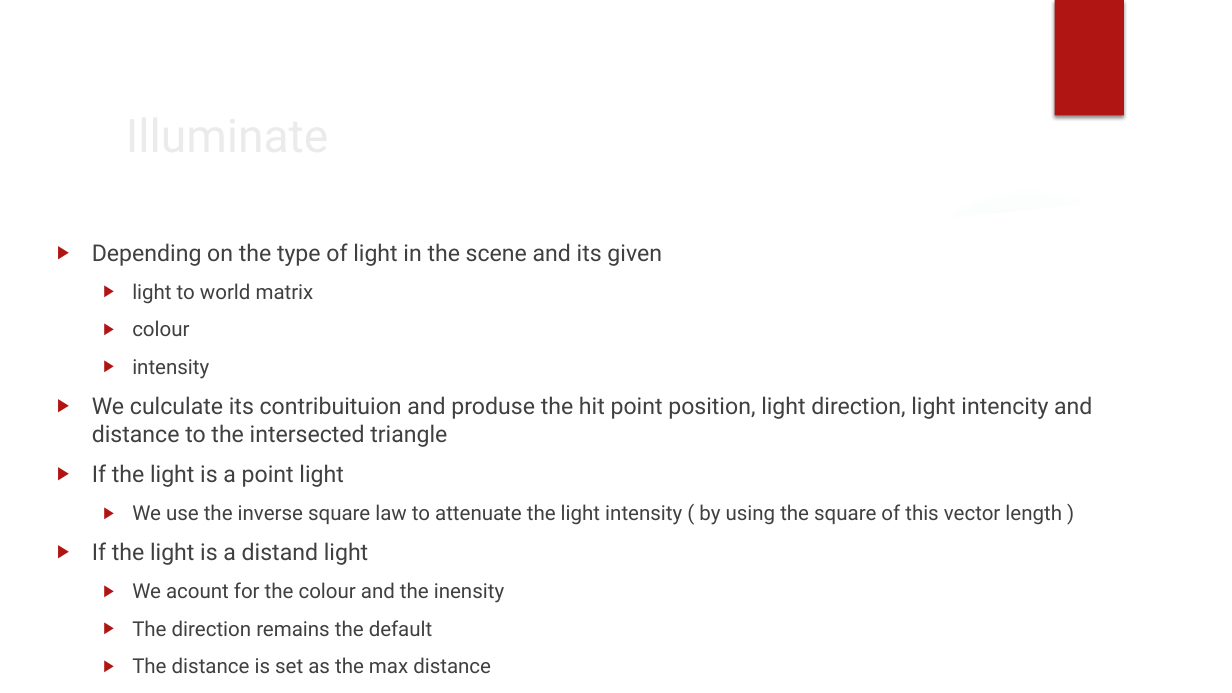
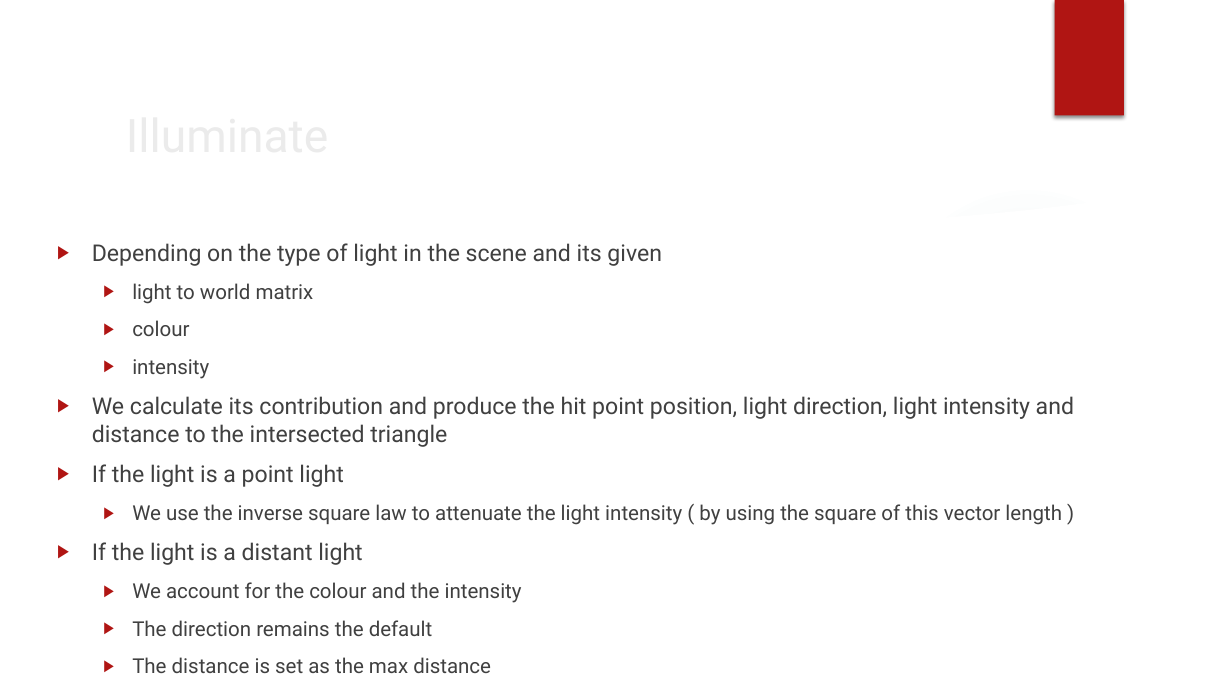
Before and after one commit to koxakis/RayTracing_FPGA, a slide deck: slide 15 of documentation/software/Base_render_system_documentation.pptx (slide 14 before the commit). Drawn at 1232x693 pixels with LibreOffice and Linux fonts; fonts in the diff are those of the drawing; background and template pictures are left out. Boxes give left, top, right and bottom in pixels: in the first picture for what was removed or moved away, otherwise in the second. Text is boxed around its words. In the diff, an @@ line names an element or a change of style, - is before the commit and + after.

```diff
--- a/documentation/software/Base_render_system_documentation.pptx
+++ b/documentation/software/Base_render_system_documentation.pptx
@@ text at [92,396,1074,447]: text changed @@
-▶ We culculate its contribuituion and produse the hit point position, light direction, light intencity and distance to the intersected triangle
+▶ We calculate its contribution and produce the hit point position, light direction, light intensity and distance to the intersected triangle
@@ text at [92,542,522,603]: text changed @@
-▶ If the light is a distand light
-  ▶ We acount for the colour and the inensity
+▶ If the light is a distant light
+  ▶ We account for the colour and the intensity
```
Also in this commit, not shown: 12 other slides changed, 1 slide added, 3 other files.
